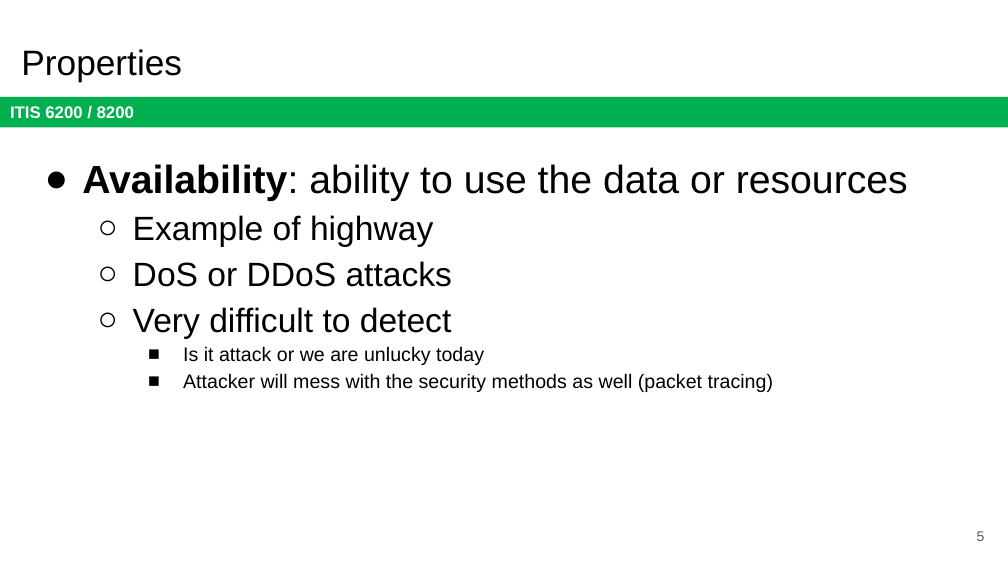
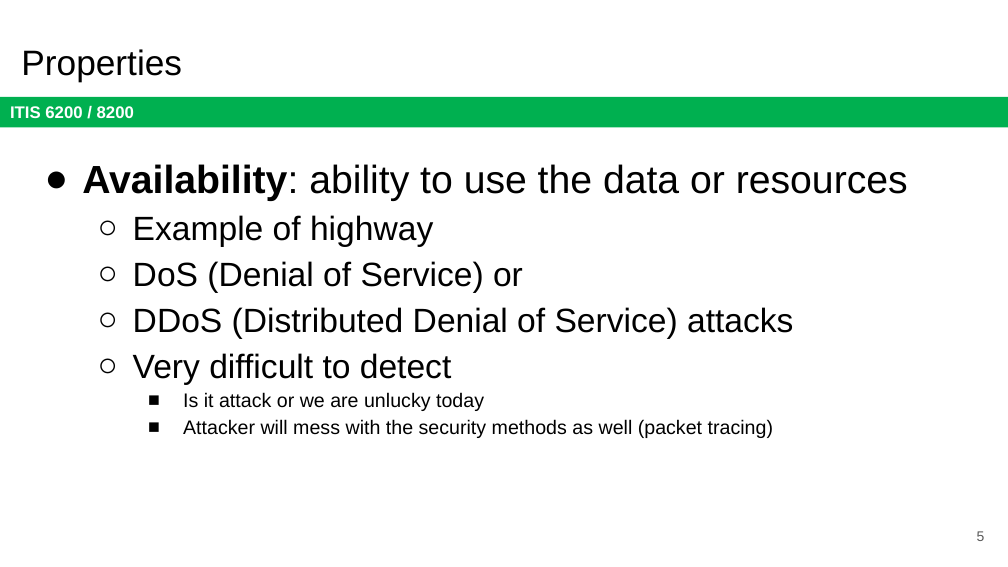
Before and after one commit to jx5c/github.io, a slide deck: slide 5 of teaching/ITIS6200/2023fa/lectures/Properties, policies, and mechanisms.pptx. Drawn at 1008x567 pixels with LibreOffice and Linux fonts; fonts in the diff are those of the drawing. Boxes give left, top, right and bottom in pixels: in the first picture for what was removed or moved away, otherwise in the second. Text is boxed around its words. In the diff, an @@ line names an element or a change of style, - is before the commit and + after.

```diff
--- a/teaching/ITIS6200/2023fa/lectures/Properties, policies, and mechanisms.pptx
+++ b/teaching/ITIS6200/2023fa/lectures/Properties, policies, and mechanisms.pptx
@@ text at <box>133,261,793,339</box>: text changed @@
-  ○ DoS or DDoS attacks
+  ○ DoS (Denial of Service) or
+  ○ DDoS (Distributed Denial of Service) attacks
```
Also in this commit, not shown: 1 other slide changed.
